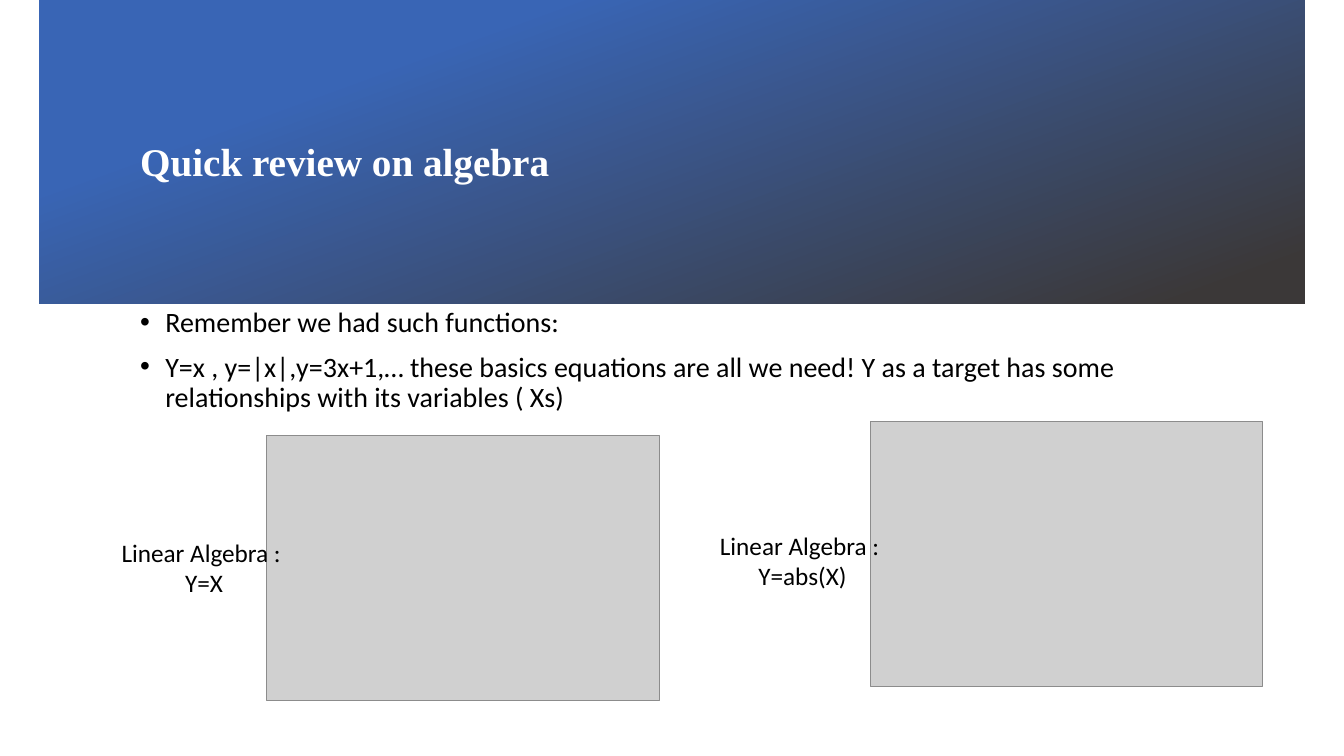
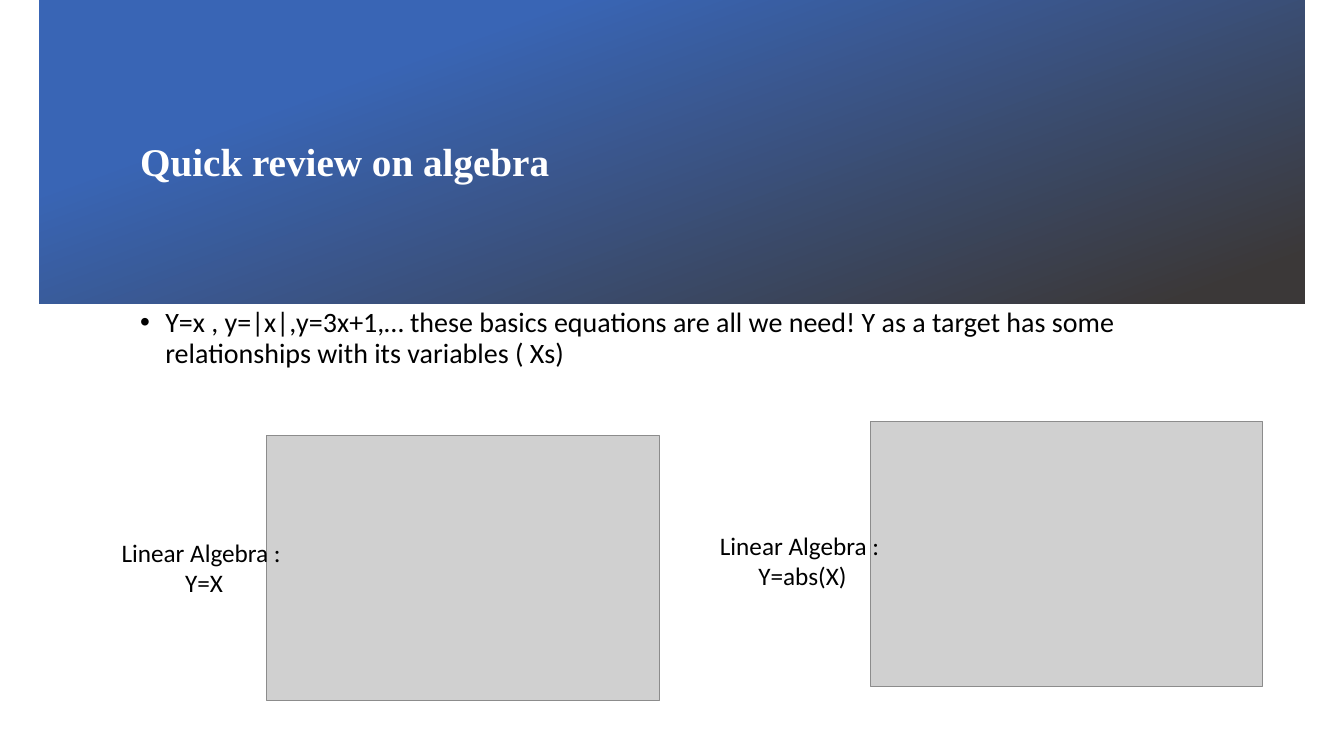
Before and after one commit to BabakEA/Introduction-to-Machine-Learning, a slide deck: slide 4 of Supervised_Learning/Read_Me.pptx. Drawn at 1344x756 pixels with LibreOffice and Linux fonts; fonts in the diff are those of the drawing; grey boxes stand for pictures; background and template pictures are left out. Boxes give left, top, right and bottom in pixels: in the first picture for what was removed or moved away, otherwise in the second. Text is boxed around its words. In the diff, an @@ line names an element or a change of style, - is before the commit and + after.

```diff
--- a/Supervised_Learning/Read_Me.pptx
+++ b/Supervised_Learning/Read_Me.pptx
@@ text at box(165, 312, 558, 333): paragraph removed @@
-• Remember we had such functions:
```
Also in this commit, not shown: 8 other slides changed.
